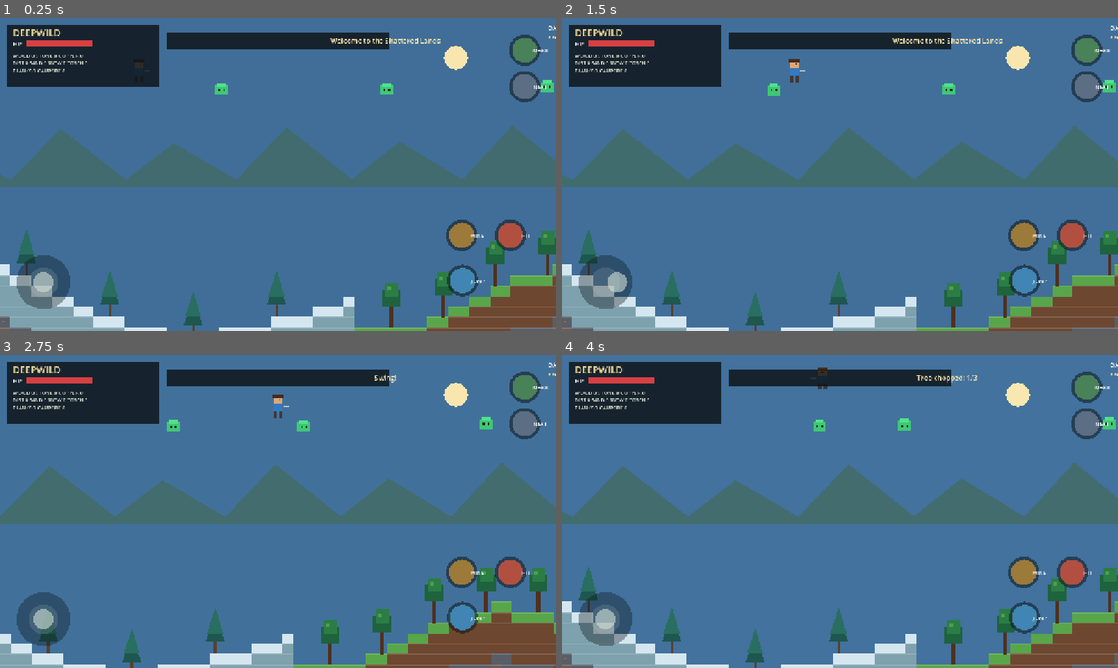
Above: before the commit, frames 1-4 (two rows, left to right).
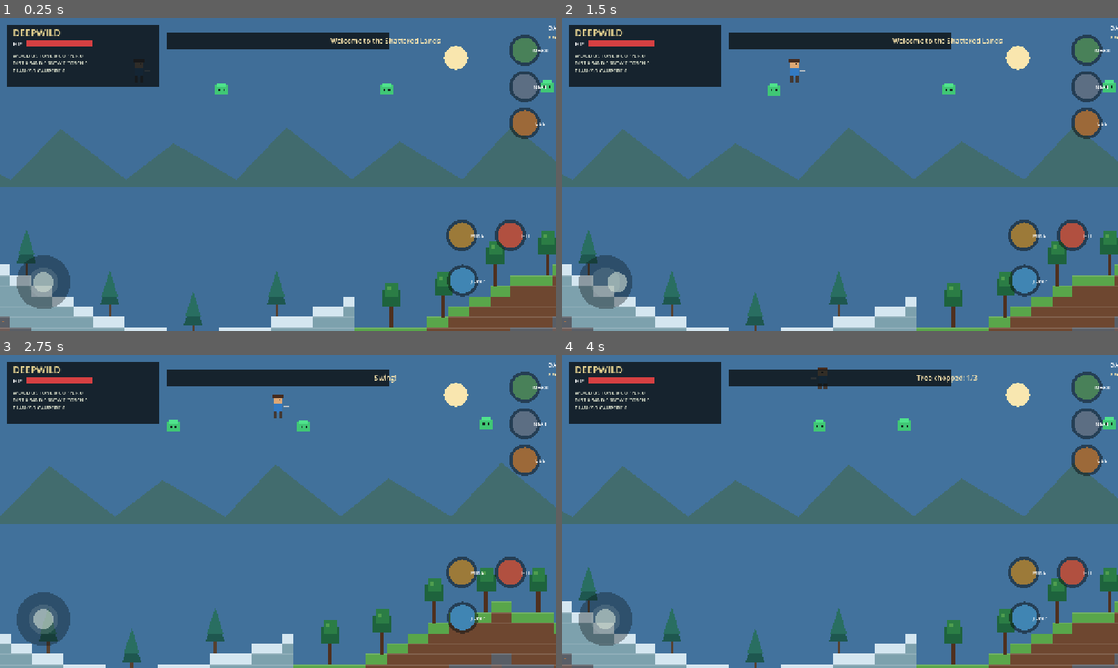
Above: after the commit, the same moments.

Repository: filesgloom-png/DEEPWILD-Shattered-Lands
Game: Godot game, scene res://scenes/main.tscn
Same seed, same stepped clock (60 frames per second), same inputs: the game is played once before the commit and once after it.
Inputs (mouse positions are in pixels of both pictures, inside the frame that each line leads up to):
- Up to frame 1 (0.25 s): no input
- Up to frame 2 (1.5 s): tap Enter (ui_accept) at 0.5, 0.77 s; move the mouse to (962, 158) at 0.52 s; hold Right (ui_right) 0.53-1.25 s; hold E 0.53-1.25 s; click (962, 158) at 0.67 s; drag from (728, 190) to (812, 237) at 1.27 s
- Up to frame 3 (2.75 s): move the mouse to (333, 442) at 2.02 s; hold Right (ui_right) from 2.03 s (still down); tap X at 2.1 s
- Up to frame 4 (4 s): release Right (ui_right) at 2.75 s; drag from (812, 574) to (673, 464) at 2.77 s; move the mouse to (1006, 558) at 3.52 s; hold Left (ui_left) from 3.53 s (still down); tap F at 3.6 s; tap Enter (ui_accept) at 3.77 s

The runs differ from the first frame. In frame 1, 0.4% of the frame differs, in the area x 91-98%, y 28-39%; in frame 2, 0.4%; in frame 3, 0.4%; in frame 4, 0.4%.

Commit message:
Add placement and use for torches, campfires, and planks

Diff:
--- a/scripts/main.gd
+++ b/scripts/main.gd
@@ -27,6 +27,7 @@
 var world_blocks: Dictionary = {}
 var harvested_trees: Dictionary = {}
 var tree_health: Dictionary = {}
+var placed_objects: Dictionary = {}
 var craft_recipe_index := 0
 var slimes: Array[Vector2] = []
 var health := 100
@@ -250,6 +251,8 @@
 			drop = "Sand"
 		elif kind == "snow":
 			drop = "Snow"
+		elif kind == "planks":
+			drop = "Planks"
 		var added := _add_item(drop, 1)
 		message = "+%d %s" % [added, drop] if added > 0 else "Inventory stack full"
 		message_timer = 1.2
@@ -328,11 +331,48 @@
 		_craft_selected()
 	elif pos.distance_to(Vector2(size.x - 72, 158)) < 45.0:
 		_next_recipe()
+	elif pos.distance_to(Vector2(size.x - 72, 242)) < 45.0:
+		_use_selected_item()
 
 func _next_recipe() -> void:
 	craft_recipe_index = (craft_recipe_index + 1) % RECIPES.size()
 	message = "Recipe: " + RECIPES[craft_recipe_index]
 	message_timer = 1.4
+
+func _use_selected_item() -> void:
+	var recipe: String = str(RECIPES[craft_recipe_index])
+	var player_tile: int = int(floor(player.x / TILE))
+	var target_tx: int = clampi(player_tile + facing, 0, WORLD_WIDTH - 1)
+	var target_ty: int = int(floor((player.y + 10.0) / TILE))
+	if recipe == "Torch" or recipe == "Campfire":
+		if int(inventory.get(recipe, 0)) <= 0:
+			message = "No " + recipe + " in inventory"
+			message_timer = 1.5
+			return
+		var object_key: String = str(target_tx)
+		if placed_objects.has(object_key):
+			message = "There is already an object here"
+			message_timer = 1.5
+			return
+		_remove_item(recipe, 1)
+		placed_objects[object_key] = recipe
+		message = recipe + " placed"
+		message_timer = 1.5
+	elif recipe == "Planks":
+		if int(inventory.get("Planks", 0)) <= 0:
+			message = "No Planks in inventory"
+			message_timer = 1.5
+			return
+		var block_key: String = str(target_tx) + ":" + str(target_ty)
+		if block_type(target_tx, target_ty) != "":
+			message = "Target block is occupied"
+			message_timer = 1.5
+			return
+		_remove_item("Planks", 1)
+		world_blocks[block_key] = "planks"
+		message = "Plank placed"
+		message_timer = 1.5
+	message_timer = maxf(message_timer, 1.5)
 
 func _craft_selected() -> void:
 	var recipe: String = str(RECIPES[craft_recipe_index])
@@ -418,6 +458,8 @@
 				color = Color(0.49, 0.63, 0.68)
 			elif kind == "copper_ore":
 				color = Color(0.43, 0.36, 0.34)
+			elif kind == "planks":
+				color = Color(0.63, 0.39, 0.20)
 			elif kind == "stone":
 				color = Color(0.35, 0.37, 0.40)
 			elif kind == "bedrock":
@@ -440,6 +482,19 @@
 				_draw_pine(px, ground_screen_y)
 			else:
 				_draw_tree(px, ground_screen_y)
+		var object_key: String = str(tx)
+		if placed_objects.has(object_key):
+			var object_kind: String = str(placed_objects[object_key])
+			if object_kind == "Torch":
+				draw_circle(Vector2(px + 12, ground_screen_y - 24), 25.0, Color(1.0, 0.62, 0.20, 0.16))
+				draw_rect(Rect2(px + 10, ground_screen_y - 25, 4, 25), Color(0.43, 0.28, 0.16))
+				draw_rect(Rect2(px + 9, ground_screen_y - 30, 6, 8), Color(1.0, 0.56, 0.16))
+				draw_rect(Rect2(px + 11, ground_screen_y - 34, 3, 5), Color(1.0, 0.85, 0.35))
+			elif object_kind == "Campfire":
+				draw_rect(Rect2(px + 2, ground_screen_y - 5, 20, 5), Color(0.29, 0.19, 0.13))
+				draw_rect(Rect2(px + 4, ground_screen_y - 10, 16, 4), Color(0.45, 0.27, 0.15))
+				draw_colored_polygon(PackedVector2Array([Vector2(px + 7, ground_screen_y - 8), Vector2(px + 12, ground_screen_y - 24), Vector2(px + 18, ground_screen_y - 8)]), Color(1.0, 0.39, 0.10))
+				draw_colored_polygon(PackedVector2Array([Vector2(px + 10, ground_screen_y - 8), Vector2(px + 13, ground_screen_y - 18), Vector2(px + 16, ground_screen_y - 8)]), Color(1.0, 0.78, 0.22))
 
 func _draw_cactus(x: float, y: float) -> void:
 	draw_rect(Rect2(x + 9, y - 45, 7, 45), Color(0.18, 0.49, 0.29))
@@ -509,6 +564,7 @@
 	_draw_button(base + Vector2(-112, -112), "MINE", Color(0.68, 0.53, 0.25))
 	_draw_button(Vector2(size.x - 72, 74), "MAKE", Color(0.32, 0.56, 0.39))
 	_draw_button(Vector2(size.x - 72, 158), "NEXT", Color(0.40, 0.48, 0.57))
+	_draw_button(Vector2(size.x - 72, 242), "USE", Color(0.68, 0.46, 0.25))
 
 func _draw_button(center: Vector2, label: String, color: Color) -> void:
 	draw_circle(center, 36, Color(0.04, 0.06, 0.07, 0.52))
@@ -516,7 +572,7 @@
 	draw_string(ThemeDB.fallback_font, center + Vector2(0, 5), label, HORIZONTAL_ALIGNMENT_CENTER, 72, 12, Color.WHITE)
 
 func _save_world() -> void:
-	var data := {"world_seed": world_seed, "player_x": player.x …(115 unchanged characters)… ted_trees, "tree_health": tree_health, "craft_recipe_index": craft_recipe_index, "slimes": []}
+	var data := {"world_seed": world_seed, "player_x": player.x …(115 unchanged characters)… ted_trees, "tree_health": tree_health, "placed_objects": placed_objects, "craft_recipe_index": craft_recipe_index, "slimes": []}
 	for slime in slimes:
 		data["slimes"].append([slime.x, slime.y])
 	var file := FileAccess.open(SAVE_PATH, FileAccess.WRITE)
@@ -541,6 +597,7 @@
 	world_blocks = parsed.get("blocks", {})
 	harvested_trees = parsed.get("harvested_trees", {})
 	tree_health = parsed.get("tree_health", {})
+	placed_objects = parsed.get("placed_objects", {})
 	craft_recipe_index = clampi(int(parsed.get("craft_recipe_index", 0)), 0, RECIPES.size() - 1)
 	slimes.clear()
 	for item in parsed.get("slimes", []):
